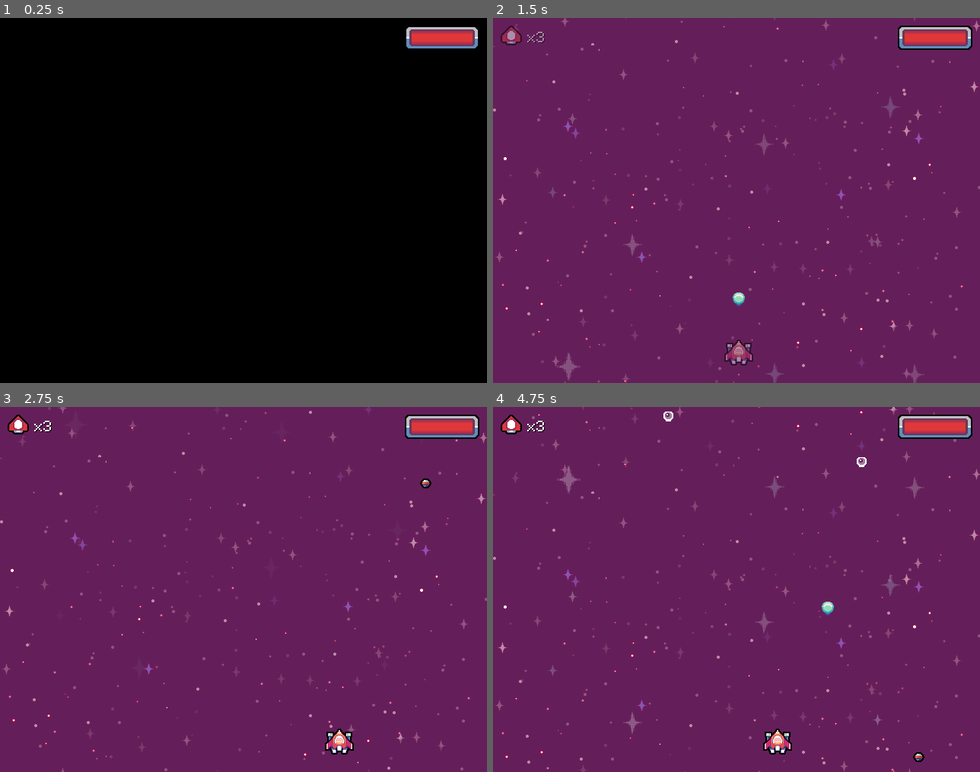
Above: before the commit, frames 1-4 (two rows, left to right).
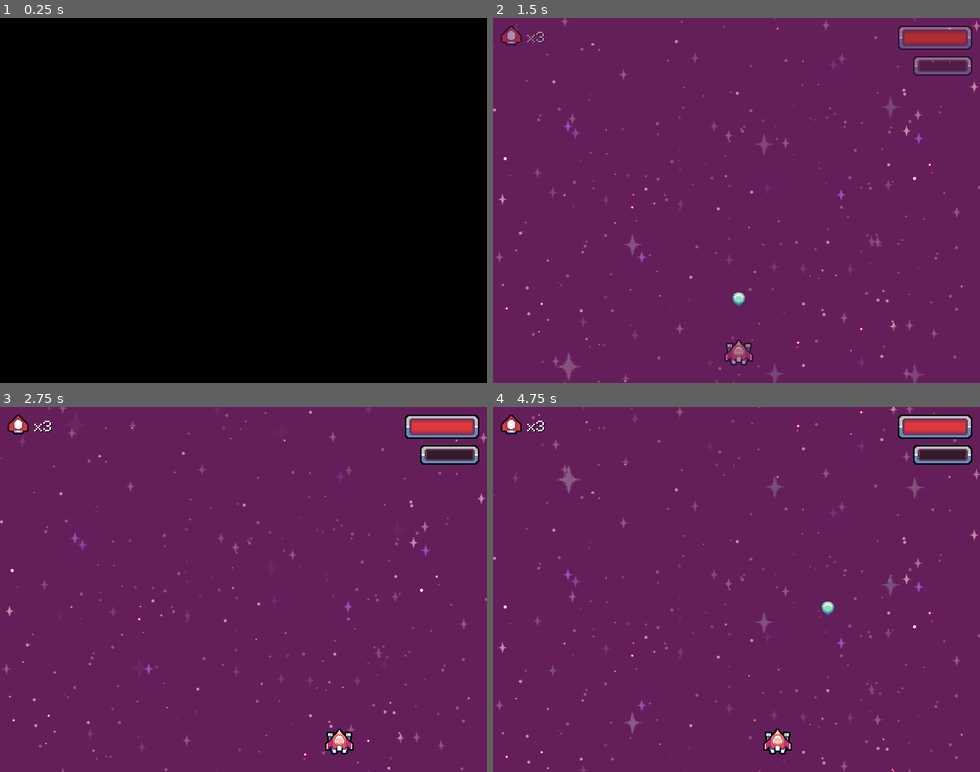
Above: after the commit, the same moments.

Repository: Bandeiraa/Space-Shooter-2.0
Game: Godot game, scene res://scenes/management/game_level.tscn
Two runs of this game, one before a commit and one after it. Both use one fixed random seed, a clock stepped at 60 frames per second and the inputs below. The project has no main scene, so this scene is started directly.
Inputs:
- Up to frame 1 (0.25 s): no input
- Up to frame 2 (1.5 s): hold D (right) 0.53-1.28 s; tap Q (shoot) at 0.6, 1.35 s; hold A (left) from 1.28 s (still down)
- Up to frame 3 (2.75 s): release A (left) at 2.03 s; hold D (right) from 2.03 s (still down); tap Q (shoot) at 2.1 s
- Up to frame 4 (4.75 s): tap Q (shoot) at 2.85, 3.6, 4.35 s; release D (right) at 3.53 s; hold A (left) from 3.53 s (still down)

The runs differ from the first frame. In frame 1, 0.9% of the frame differs, in the area x 83-99%, y 2-9%; in frame 2, 1.2%, in the area x 83-99%, y 2-16%; in frame 3, 0.6%; in frame 4, 0.7%.

Commit message:
Energy Bar - Interface

Diff:
--- a/scenes/environment/interface.tscn
+++ b/scenes/environment/interface.tscn
@@ -7,6 +7,9 @@
 [ext_resource path="res://assets/hud/texture_progress/health_bar/bar.png" type="Texture" id=5]
 [ext_resource path="res://scripts/environment/interface/health_count_container.gd" type="Script" id=6]
 [ext_resource path="res://scripts/environment/interface/health_bar_container.gd" type="Script" id=7]
+[ext_resource path="res://assets/hud/texture_progress/energy_bar/background.png" type="Texture" id=8]
+[ext_resource path="res://assets/hud/texture_progress/energy_bar/bar.png" type="Texture" id=9]
+[ext_resource path="res://scripts/environment/interface/energy_bar_container.gd" type="Script" id=10]
 
 [sub_resource type="DynamicFont" id=1]
 size = 32
@@ -26,6 +29,30 @@
 "update": 0,
 "values": [ Color( 1, 1, 1, 0 ) ]
 }
+tracks/1/type = "value"
+tracks/1/path = NodePath("HealthBarContainer:modulate")
+tracks/1/interp = 1
+tracks/1/loop_wrap = true
+tracks/1/imported = false
+tracks/1/enabled = true
+tracks/1/keys = {
+"times": PoolRealArray( 0 ),
+"transitions": PoolRealArray( 1 ),
+"update": 0,
+"values": [ Color( 1, 1, 1, 0 ) ]
+}
+tracks/2/type = "value"
+tracks/2/path = NodePath("EnergyBarContainer:modulate")
+tracks/2/interp = 1
+tracks/2/loop_wrap = true
+tracks/2/imported = false
+tracks/2/enabled = true
+tracks/2/keys = {
+"times": PoolRealArray( 0 ),
+"transitions": PoolRealArray( 1 ),
+"update": 0,
+"values": [ Color( 1, 1, 1, 0 ) ]
+}
 
 [sub_resource type="Animation" id=2]
 resource_name = "show_interface"
@@ -41,6 +68,30 @@
 "update": 0,
 "values": [ Color( 1, 1, 1, 0 ), Color( 1, 1, 1, 1 ) ]
 }
+tracks/1/type = "value"
+tracks/1/path = NodePath("HealthBarContainer:modulate")
+tracks/1/interp = 1
+tracks/1/loop_wrap = true
+tracks/1/imported = false
+tracks/1/enabled = true
+tracks/1/keys = {
+"times": PoolRealArray( 0, 1 ),
+"transitions": PoolRealArray( 1, 1 ),
+"update": 0,
+"values": [ Color( 1, 1, 1, 0 ), Color( 1, 1, 1, 1 ) ]
+}
+tracks/2/type = "value"
+tracks/2/path = NodePath("EnergyBarContainer:modulate")
+tracks/2/interp = 1
+tracks/2/loop_wrap = true
+tracks/2/imported = false
+tracks/2/enabled = true
+tracks/2/keys = {
+"times": PoolRealArray( 0, 1 ),
+"transitions": PoolRealArray( 1, 1 ),
+"update": 0,
+"values": [ Color( 1, 1, 1, 0 ), Color( 1, 1, 1, 1 ) ]
+}
 
 [node name="Interface" type="CanvasLayer" groups=["interface"]]
 script = ExtResource( 3 )
@@ -79,8 +130,9 @@
 }
 
 [node name="HealthBarContainer" type="Control" parent="."]
-anchor_left = 1.0
-anchor_right = 1.0
+modulate = Color( 1, 1, 1, 0 )
+anchor_right = 1.0
+anchor_bottom = 1.0
 script = ExtResource( 7 )
 __meta__ = {
 "_edit_use_anchors_": false
@@ -131,6 +183,51 @@
 
 [node name="Tween" type="Tween" parent="HealthBarContainer"]
 
+[node name="EnergyBarContainer" type="Control" parent="."]
+modulate = Color( 1, 1, 1, 0 )
+anchor_right = 1.0
+anchor_bottom = 1.0
+script = ExtResource( 10 )
+__meta__ = {
+"_edit_use_anchors_": false
+}
+
+[node name="BarBackground" type="TextureRect" parent="EnergyBarContainer"]
+anchor_left = 1.0
+anchor_right = 1.0
+margin_left = -88.0
+margin_top = 50.0
+margin_right = -10.0
+margin_bottom = 26.0
+texture = ExtResource( 8 )
+__meta__ = {
+"_edit_use_anchors_": false
+}
+
+[node name="AuxEnergyBar" type="TextureProgress" parent="EnergyBarContainer/BarBackground"]
+anchor_left = 0.5
+anchor_top = 0.5
+anchor_right = 0.5
+anchor_bottom = 0.5
+margin_left = -30.0
+margin_top = -6.0
+margin_right = 30.0
+margin_bottom = 6.0
+texture_progress = ExtResource( 9 )
+
+[node name="EnergyBar" type="TextureProgress" parent="EnergyBarContainer/BarBackground"]
+anchor_left = 0.5
+anchor_top = 0.5
+anchor_right = 0.5
+anchor_bottom = 0.5
+margin_left = -30.0
+margin_top = -6.0
+margin_right = 30.0
+margin_bottom = 6.0
+texture_progress = ExtResource( 9 )
+
+[node name="Tween" type="Tween" parent="EnergyBarContainer"]
+
 [node name="Animation" type="AnimationPlayer" parent="."]
 anims/RESET = SubResource( 3 )
 anims/show_interface = SubResource( 2 )
--- a/scenes/management/spawner/crate_spawner.tscn
+++ b/scenes/management/spawner/crate_spawner.tscn
@@ -6,4 +6,4 @@
 [node name="CrateSpawner" instance=ExtResource( 1 )]
 objects_list = [ ExtResource( 2 ) ]
 initial_cooldown = 10.0
-spawner_cooldown = 20.0
+spawner_cooldown = 16.0
--- a/scenes/management/spawner/gem_spawner.tscn
+++ b/scenes/management/spawner/gem_spawner.tscn
@@ -9,4 +9,4 @@
 [node name="GemSpawner" instance=ExtResource( 1 )]
 objects_list = [ ExtResource( 4 ), ExtResource( 2 ), ExtResource( 3 ), ExtResource( 5 ) ]
 initial_cooldown = 5.0
-spawner_cooldown = 10.0
+spawner_cooldown = 8.0
--- a/scenes/management/spawner/miscellaneous_spawner.tscn
+++ b/scenes/management/spawner/miscellaneous_spawner.tscn
@@ -7,5 +7,5 @@
 
 [node name="MiscellaneousSpawner" instance=ExtResource( 3 )]
 objects_list = [ ExtResource( 1 ), ExtResource( 2 ), ExtResource( 4 ) ]
-initial_cooldown = 1.0
-spawner_cooldown = 1.0
+initial_cooldown = 15.0
+spawner_cooldown = 24.0
--- a/scenes/management/spawner/power_up_spawner.tscn
+++ b/scenes/management/spawner/power_up_spawner.tscn
@@ -9,5 +9,5 @@
 
 [node name="PowerUpSpawner" instance=ExtResource( 1 )]
 objects_list = [ ExtResource( 3 ), ExtResource( 2 ), ExtResource( 4 ), ExtResource( 5 ), ExtResource( 6 ) ]
-initial_cooldown = 15.0
-spawner_cooldown = 30.0
+initial_cooldown = 20.0
+spawner_cooldown = 32.0
--- /dev/null
+++ b/scripts/environment/interface/energy_bar_container.gd
@@ -0,0 +1,33 @@
+extends Control
+
+onready var tween: Tween = get_node("Tween")
+
+onready var energy_bar: TextureProgress = get_node("BarBackground/EnergyBar")
+onready var energy_bar_aux: TextureProgress = get_node("BarBackground/AuxEnergyBar")
+
+func update_energy(new_value: int) -> void:
+	var current_bar_value: float = energy_bar.value
+	var current_aux_bar_value: float = energy_bar_aux.value
+
+	var _energy_aux_bar_tween: bool = tween.interpolate_property(
+		energy_bar_aux,
+		"value",
+		current_aux_bar_value,
+		new_value,
+		0.5,
+		Tween.TRANS_QUAD,
+		Tween.EASE_IN_OUT
+	)
+
+	var _energy_bar_tween: bool = tween.interpolate_property(
+		energy_bar,
+		"value",
+		current_bar_value,
+		new_value,
+		0.5,
+		Tween.TRANS_QUAD,
+		Tween.EASE_IN_OUT,
+		0.5
+	)
+
+	var _tween_start: bool = tween.start()
--- a/scripts/environment/interface/interface.gd
+++ b/scripts/environment/interface/interface.gd
@@ -1,7 +1,10 @@
 extends CanvasLayer
 
 onready var animation: AnimationPlayer = get_node("Animation")
+
 onready var health_bar_container: Control = get_node("HealthBarContainer")
+onready var energy_bar_container: Control = get_node("EnergyBarContainer")
+
 onready var health_count_container: HBoxContainer = get_node("HealthCountContainer")
 
 func start() -> void:
@@ -14,3 +17,7 @@
 
 func update_health(damage: int) -> void:
 	health_bar_container.update_health(damage)
+
+
+func update_energy(value: int) -> void:
+	energy_bar_container.update_energy(value)
--- a/scripts/player/stats.gd
+++ b/scripts/player/stats.gd
@@ -119,6 +119,7 @@
 
 		"recharge":
 			ult_bar_value = max_ult_bar_value
+			get_tree().call_group("interface", "update_energy", ult_bar_value)
 
 
 func update_gold(value: int) -> void:
Not shown: 1 places in scenes/environment/interface.tscn that only renumber resources
